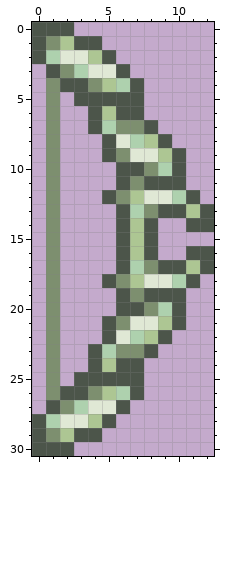
A pixel-art sprite gets an edit: Items/RorbertGear/GreatbowofAvarice.png. The first picture shows the starting point.
The file is 26x62 pixels, drawn in blocks of 2x2; one block is one cell here.
Now the later version:
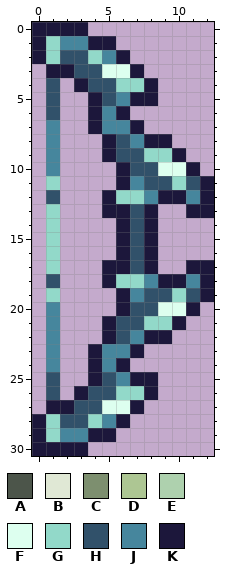
Palette (. is transparent): A #4c554a  B #e0e8d5  C #7d8f6f  D #adc693  E #aed1ae  F #ddffef  G #92d9c9  H #31516a  J #46869d  K #1c173b
Changes in this commit:
Changed rows in their new state; - is an unchanged pixel.
first column x 0:
 0 KKKK---------
 1 KGJJKK-------
 2 KGHHGJK------
 3 -KKHHFFK-----
 4 -H.KHHGGK----
 5 -H-.KHJKK----
 6 -H--KJK.-----
 7 -J--KJJK.----
 8 -J---KHJKK---
 9 -J---KHHGGK--
10 -J----KHHFFK-
11 -G----KJHHGHK
12 -H---KGGJKKJK
13 -G---KKHK..KK
14 -G----KHK--..
15 -G----KHK----
16 -G----KHK--..
17 -G---KKHK..KK
18 -H---KGGJKKJK
19 -G----KJHHGHK
20 -J----KHHFFK-
21 -J---KHHGGK--
22 -J---KHJKK---
23 -J--KJJK.----
24 -J--KJK.-----
25 -H-.KHJKK----
26 -H.KHHGGK----
27 -KKHHFFK-----
28 KGHHGJK------
29 KGJJKK-------
30 KKKK---------
Boxes around the changes in both pictures, in picture pixels (x1, y1, x2, y2):
changed: (32, 22, 214, 456)
